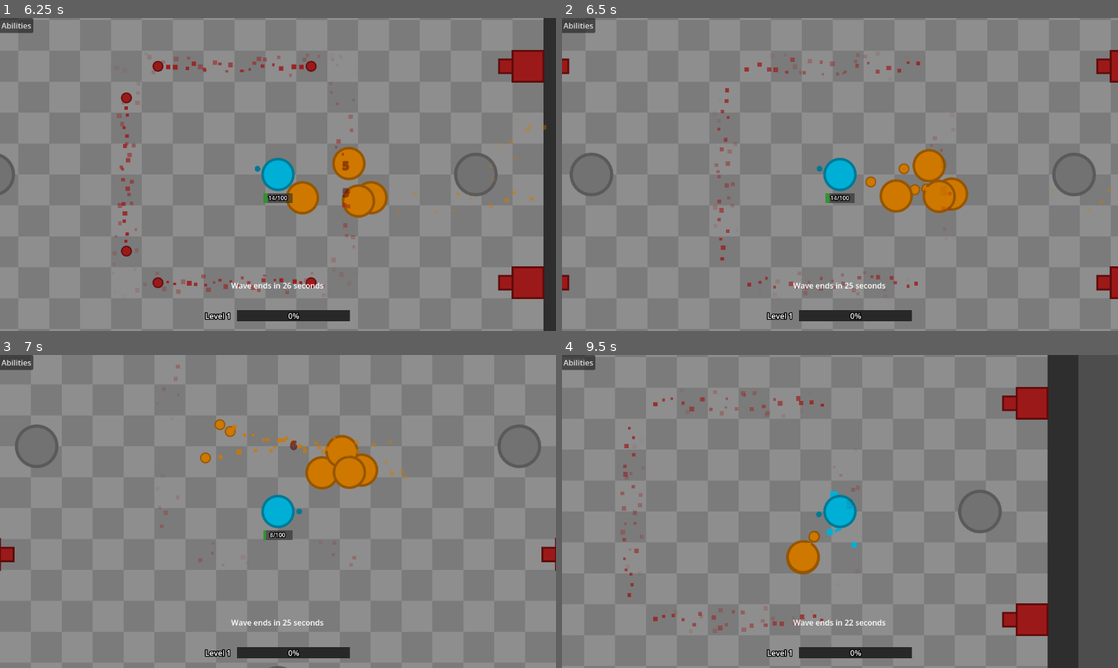
Above: before the commit, frames 1-4 (two rows, left to right).
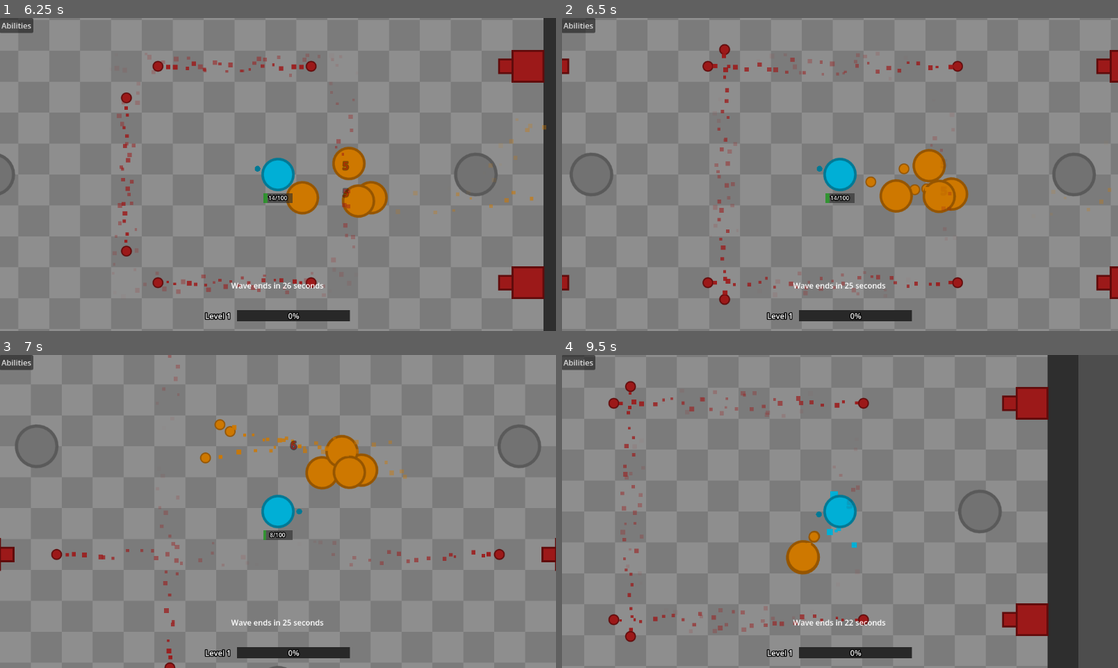
Above: after the commit, the same moments.

Repository: fmachek/geoslayer
Game: Godot game, scene res://scenes/user_interface/main_menu/main_menu.tscn
Two runs of this game, one before a commit and one after it. Both use one fixed random seed, a clock stepped at 60 frames per second and the inputs below.
Inputs (mouse positions are in pixels of both pictures, inside the frame that each line leads up to):
- Up to frame 1 (6.25 s): click "Play" at 0.5 s; click "Start next wave" at 1.25 s; tap Enter at 2 s; move the mouse to (400, 158) at 2.02 s; hold D (right) 2.03-2.78 s; tap Q at 2.1, 3.6, 5.1 s; click (400, 158) at 2.17 s; move the mouse to (166, 190) at 2.77 s; hold S (down) 2.78-3.53 s; tap E at 2.85, 4.35, 5.85 s; move the mouse to (333, 105) at 3.52 s; hold D (right) 3.53-4.28 s; move the mouse to (250, 237) at 4.27 s; hold W (up) 4.28-5.03 s; click (250, 237) at 4.42 s; move the mouse to (444, 221) at 5.02 s; hold A (left) from 5.03 s (still down); move the mouse to (111, 127) at 5.77 s
- Up to frame 2 (6.5 s): keep holding A (left)
- Up to frame 3 (7 s): move the mouse to (305, 511) at 6.52 s; release A (left) at 6.53 s; hold S (down) from 6.53 s (still down); tap Q at 6.6 s; click (305, 511) at 6.67 s
- Up to frame 4 (9.5 s): move the mouse to (756, 433) at 7.27 s; release S (down) at 7.28 s; hold D (right) 7.28-8.03 s; tap E at 7.35, 8.85 s; move the mouse to (962, 495) at 8.02 s; hold W (up) 8.03-8.78 s; tap Q at 8.1 s; move the mouse to (728, 527) at 8.77 s; hold D (right) from 8.78 s (still down); click (728, 527) at 8.92 s

Frame 1 is identical in both runs. In frame 2, 0.5% of the frame differs, in the area x 25-73%, y 8-92%; in frame 3, 0.5%; in frame 4, 0.5%.

Commit message:
feat: change projectile free time
Change the time after which a projectile is freed from 2 seconds to 5 seconds.

Diff:
--- a/scenes/objects/projectiles/projectile.tscn
+++ b/scenes/objects/projectiles/projectile.tscn
@@ -15,7 +15,7 @@
 [node name="CollisionShape2D" type="CollisionShape2D" parent="Area2D" unique_id=896607698]
 
 [node name="FreeTimer" type="Timer" parent="." unique_id=62067954]
-wait_time = 2.0
+wait_time = 5.0
 one_shot = true
 autostart = true
 
